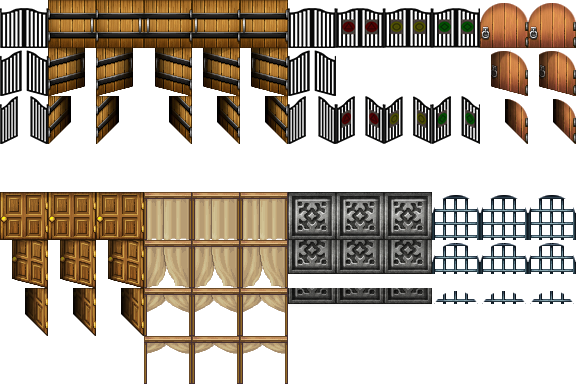
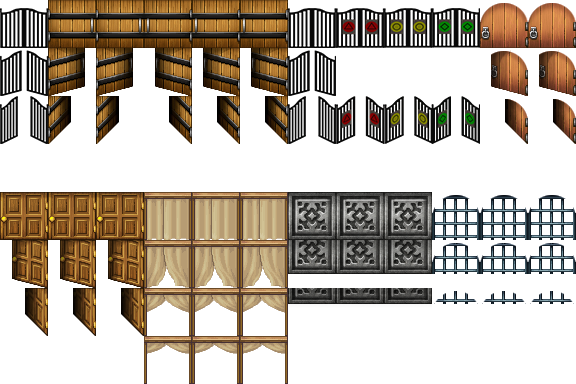
Layer changes from the first 576px x 384px image to the second:
added group "New Red" with 2 layers above "New Yellow" over (x1=336, y1=8, x2=385, y2=144)
added layer "Red open" in group "New Red" over (x1=336, y1=96, x2=385, y2=144)
added layer "Red closed" in group "New Red" over (x1=336, y1=8, x2=384, y2=48)
added group "New Yellow" with 2 layers above "New Green" over (x1=384, y1=8, x2=433, y2=144)
added layer "Yellow open" in group "New Yellow" over (x1=385, y1=96, x2=433, y2=144)
added layer "Yellow closed" in group "New Yellow" over (x1=384, y1=8, x2=432, y2=48)
added group "New Green" with 2 layers above "Unneeded gates" over (x1=432, y1=8, x2=480, y2=144)
added layer "Green open" in group "New Green" over (x1=432, y1=96, x2=480, y2=144)
added layer "Green closed" in group "New Green" over (x1=432, y1=8, x2=480, y2=48)
moved "Gate Green Open" into group "Old green gate" over (x1=432, y1=96, x2=480, y2=144)
moved "Gate Green Closed" into group "Old green gate" over (x1=432, y1=8, x2=480, y2=48)
moved "Gate Yellow Open" into group "Old yellow gate" over (x1=384, y1=96, x2=432, y2=144)
moved "Gate Yellow Closed" into group "Old yellow gate" over (x1=384, y1=8, x2=432, y2=48)
moved "Gate red open" into group "Old red gate" over (x1=336, y1=96, x2=384, y2=144)
moved "Gate red Closed" into group "Old red gate" over (x1=336, y1=8, x2=384, y2=48)
